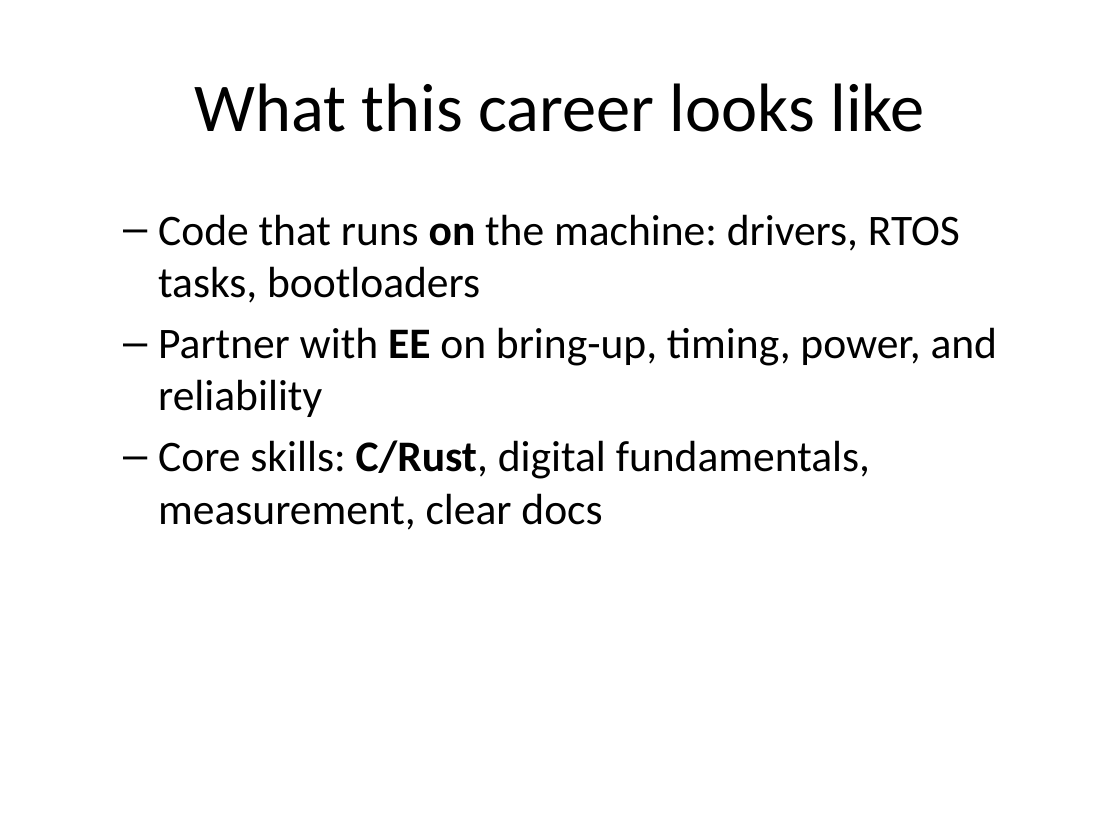
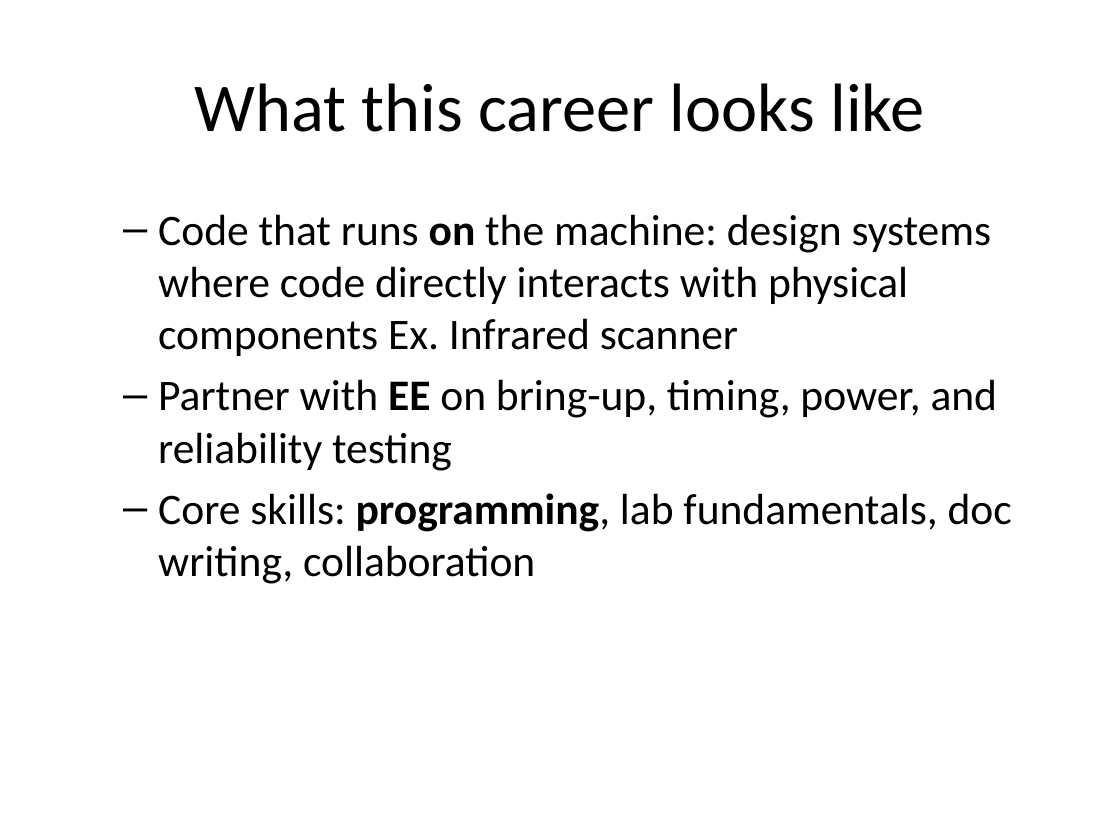
Before and after one commit to jyates301/-jyates301-.github.io, a slide deck: slide 2 of career-slides.pptx. Drawn at 1120x840 pixels with LibreOffice and Linux fonts; fonts in the diff are those of the drawing. Boxes give left, top, right and bottom in pixels: in the first picture for what was removed or moved away, otherwise in the second. Text is boxed around its words. In the diff, an @@ line names an element or a change of style, - is before the commit and + after.

```diff
--- a/career-slides.pptx
+++ b/career-slides.pptx
@@ text at [158, 214, 1012, 584]: text changed @@
-  – Code that runs on the machine: drivers, RTOS tasks, bootloaders
-  – Partner with EE on bring-up, timing, power, and reliability
-  – Core skills: C/Rust, digital fundamentals, measurement, clear docs
+  – Code that runs on the machine: design systems where code directly interacts with physical components Ex. Infrared scanner
+  – Partner with EE on bring-up, timing, power, and reliability testing
+  – Core skills: programming, lab fundamentals, doc writing, collaboration
```
Also in this commit, not shown: 3 other slides changed.
